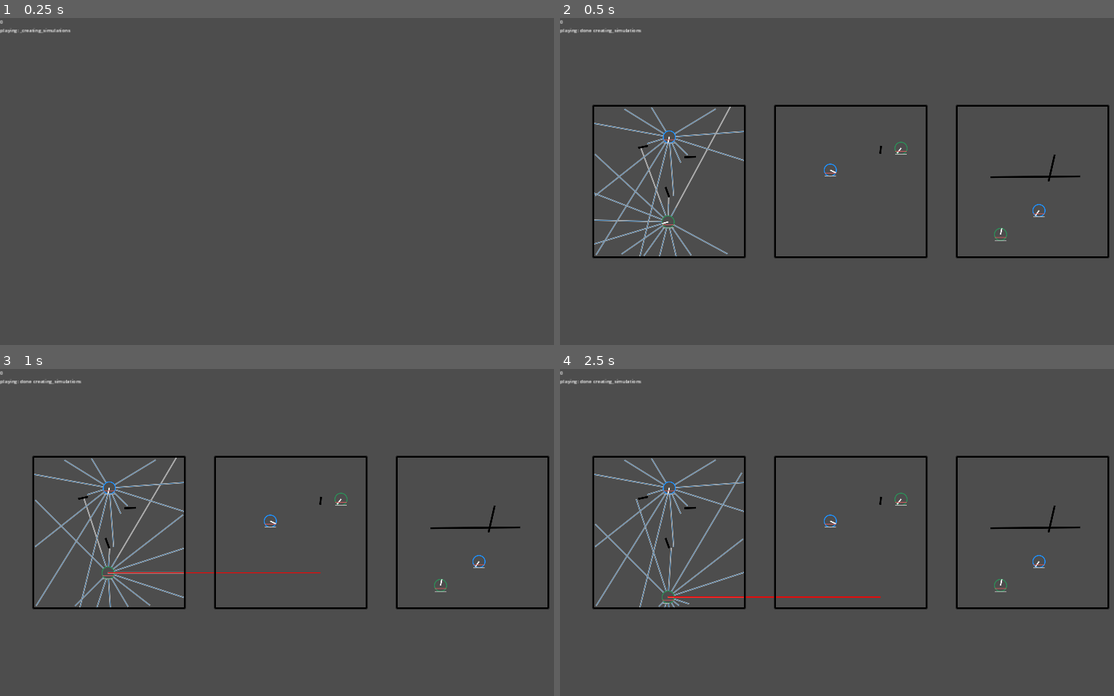
Above: before the commit, frames 1-4 (two rows, left to right).
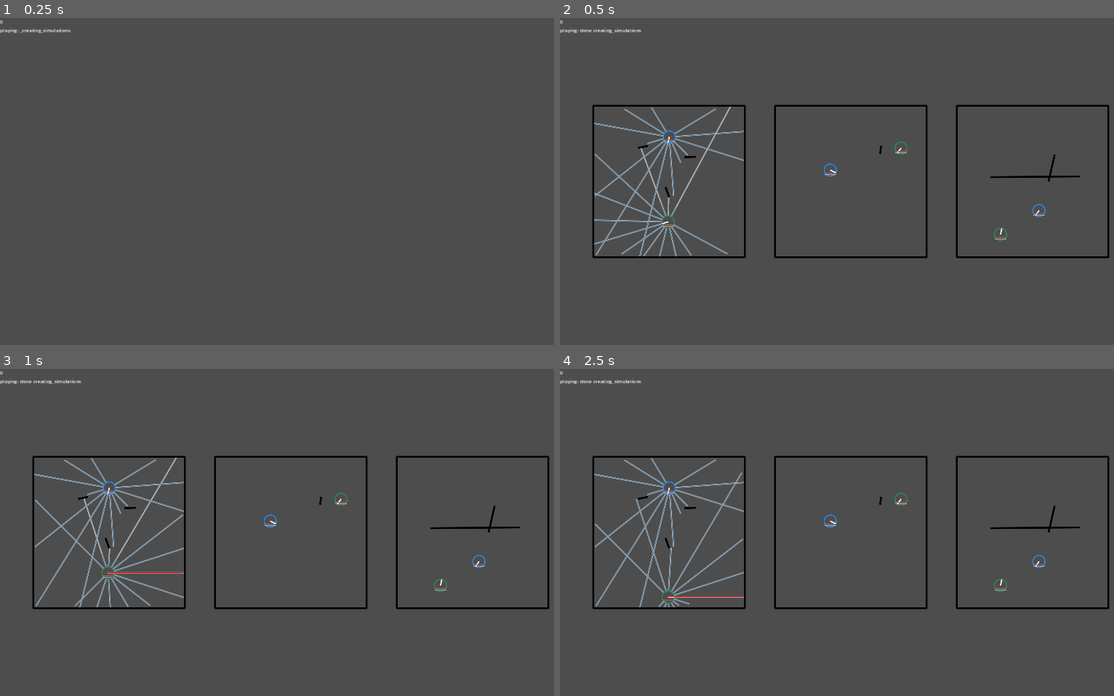
Above: after the commit, the same moments.

Repository: stokatyan/godot-ai
Game: Godot game, scene res://BattleRoyalGame/BREnv.tscn
Two runs of this game, one before a commit and one after it. Both use one fixed random seed, a clock stepped at 60 frames per second and the inputs below.
Inputs:
- Up to frame 1 (0.25 s): no input
- Up to frame 2 (0.5 s): no input
- Up to frame 3 (1 s): tap Enter at 0.5 s; hold D from 0.53 s (still down); hold Shift from 0.53 s (still down); tap Space at 0.77, 0.8 s
- Up to frame 4 (2.5 s): tap Space at 1.07, 1.25, 1.35, 1.52, 1.82, 2.3 s; release D at 1.28 s; release Shift at 1.28 s; hold S 1.28-2.03 s; tap Shift at 1.55 s; hold D from 2.03 s (still down); hold Shift from 2.03 s (still down)

Frame 1 is identical in both runs. In frame 2, less than 0.1% of the frame differs, in the area x 18-88%, y 37-69%; in frame 3, 0.1%; in frame 4, 0.2%, in the area x 18-88%, y 37-72%.

Commit message:
Shot not hitting other team layer

Diff:
--- a/godot-ai-client/BattleRoyalGame/BRAgent.gd
+++ b/godot-ai-client/BattleRoyalGame/BRAgent.gd
@@ -5,8 +5,8 @@
 var _health: float = 1.0
 var _attack_damage: float = 0.5
 
-var _current_ammo: float = 0.10
-var _ammo_per_reload: float = 0.10
+var _current_ammo: float = 0.05
+var _ammo_per_reload: float = 0.05
 var _ammo_cost_per_shot: float:
 	get:
 		return 0.01
@@ -36,7 +36,7 @@
 	get:
 		return _health <= 0 or _steps_remaining <= 0
 
-var _last_shot_line: Vector4
+var last_shot_line: Vector4
 
 func _init():
 	_radius = 20
@@ -116,9 +116,6 @@
 	_current_ammo -= _ammo_cost_per_shot
 	_fire_delay_remaining = _fire_delay_per_shot
 
-	var p2 = _position + Vector2.from_angle(_rotation) * max_vision_distance
-	_last_shot_line = Vector4(_position.x, _position.y, p2.x, p2.y)
-
 	return true
 
 func reload():
--- a/godot-ai-client/BattleRoyalGame/BREnv.gd
+++ b/godot-ai-client/BattleRoyalGame/BREnv.gd
@@ -153,10 +153,10 @@
 
 		# Bullet
 		draw_line(
-			Vector2(agent._last_shot_line.x, agent._last_shot_line.y) + offset,
-			Vector2(agent._last_shot_line.z, agent._last_shot_line.w) + offset,
+			Vector2(agent.last_shot_line.x, agent.last_shot_line.y) + offset,
+			Vector2(agent.last_shot_line.z, agent.last_shot_line.w) + offset,
 			Color.RED,
-			2 * (agent._fire_delay_remaining/agent._fire_delay_per_shot),
+			1.0 * (agent._fire_delay_remaining/agent._fire_delay_per_shot),
 			true
 		)
 
@@ -173,7 +173,7 @@
 			true
 		)
 
-		stat_root.y += 10
+		stat_root.y += 5
 		var ammo_percent = agent._current_ammo / agent._ammo_per_reload
 		if agent._current_ammo == 0:
 			ammo_percent = 1.0 - agent._reload_delay_remaining/agent._reload_time
--- a/godot-ai-client/BattleRoyalGame/BRSimulation.gd
+++ b/godot-ai-client/BattleRoyalGame/BRSimulation.gd
@@ -317,7 +317,7 @@
 
 	for i in range(_agents.size()):
 		var is_team_alive = teams_alive_map[_agent_teams[i]]
-		teams_alive_map[_agent_teams[i]] = is_team_alive or _agents[i].is_dead
+		teams_alive_map[_agent_teams[i]] = is_team_alive or !_agents[i].is_dead
 
 	var winning_team = -1
 	var teams_alive = 0
@@ -372,7 +372,12 @@
 	agent.step_did_elapse()
 
 	if shoot_action:
-		agent.shoot()
+		var did_shoot = agent.shoot()
+		if did_shoot:
+			var shot_start = agent._position
+			var shot_end = _physics_shoot_query(shot_start, Vector2.from_angle(agent._rotation) * agent.max_vision_distance)
+			agent.last_shot_line = Vector4(shot_start.x, shot_start.y, shot_end.x, shot_end.y)
+
 	if reload_action:
 		agent.reload()
 	agent.set_transform(agent._position + motion_vector * motion_magnitude, rotation)
@@ -395,3 +400,25 @@
 
 	var state = current + flattened_prev_observatations + prev_actions
 	return state
+
+func _physics_shoot_query(start: Vector2, motion: Vector2) -> Vector2:
+	var space_state = PhysicsServer2D.space_get_direct_state(_physics_space)
+
+	var shape = PhysicsServer2D.circle_shape_create()
+	PhysicsServer2D.shape_set_data(shape, 5.0)
+	var from_transform = Transform2D(0, start)
+
+	var shoot_query = PhysicsShapeQueryParameters2D.new()
+	shoot_query.collide_with_areas = false
+	shoot_query.collide_with_bodies = true
+	shoot_query.motion = motion
+	shoot_query.collision_mask = _wall_layer | _team1_layer | _team2_layer
+	shoot_query.margin = 0
+	shoot_query.shape_rid = shape
+	shoot_query.transform = from_transform
+
+	var shoot_result = space_state.cast_motion(shoot_query)
+	print(shoot_result)
+	var shoot_magnitude = shoot_result[0]
+	var shot_end = start + shoot_magnitude * shoot_query.motion
+	return shot_end
